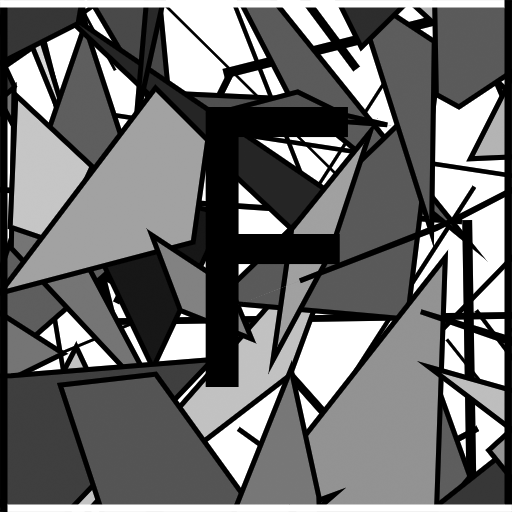
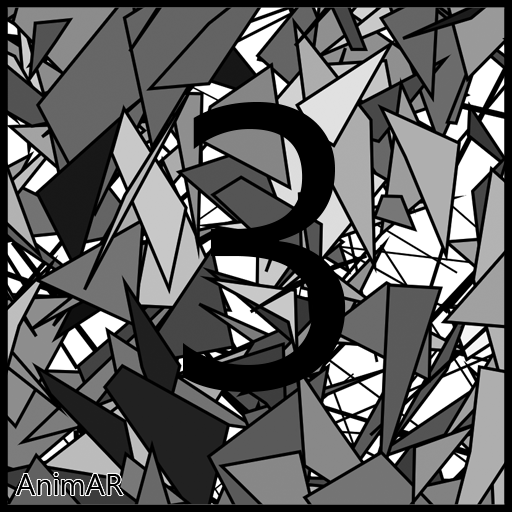
Revision of a layered w=512, h=512 image; what changed, layer by layer:
added layer "Layer 7" above "Layer 2" over [15, 471, 124, 497]
painted on "Layer 2" over [0, 0, 512, 512]
renamed "F" to "3", painted on it over [183, 102, 348, 392]
added layer "Layer 6" above "Layer 5" over [0, 0, 512, 512]
added layer "Layer 5" above "Layer 4" over [0, 0, 512, 512]
